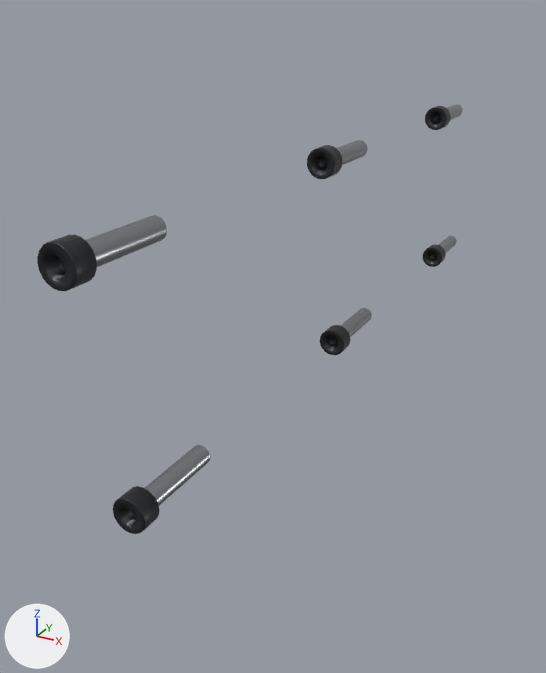
What one commit did to the glTF model public/parts/rocker-shaft-screws-left.glb.
Before and after are seen from a 50 mm lens placed at (-213.0, -220.0, 78.0), pointed at (-332.0, -3.0, -30.0). The axes (+X, +Y, +Z) are drawn at lower left. The lights are the same throughout. The first picture is the older version.
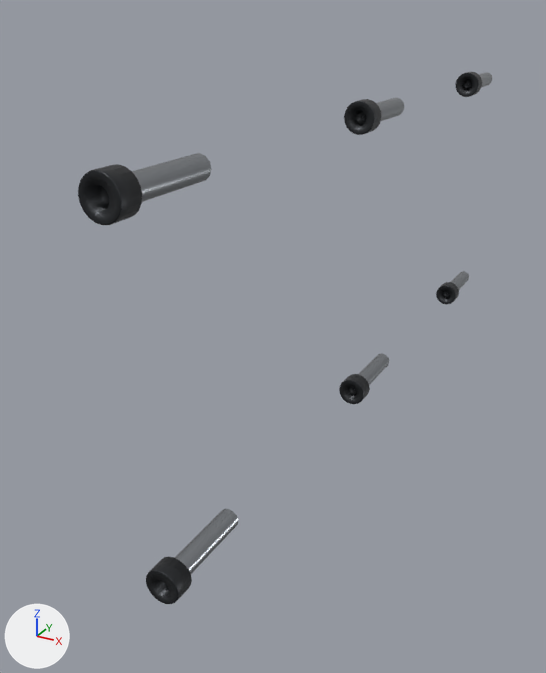
Changed parts and their boxes (x1, y1, x2, y2) in the pictures (546 x 673 px):
'Mesh_0', moved
    before: (37, 235, 97, 291)
    after: (78, 164, 142, 225)
'Mesh_1', moved
    before: (86, 215, 167, 267)
    after: (132, 153, 211, 202)
'Mesh_0.001', moved
    before: (113, 486, 160, 534)
    after: (146, 556, 192, 604)
'Mesh_1.001', moved
    before: (145, 445, 210, 505)
    after: (175, 509, 238, 574)
'Mesh_0.002', moved
    before: (307, 145, 342, 179)
    after: (344, 99, 381, 135)
'Mesh_0.003', moved
    before: (320, 325, 351, 355)
    after: (339, 374, 370, 404)
'Mesh_0.004', moved
    before: (425, 106, 451, 130)
    after: (455, 72, 482, 97)
'Mesh_1.002', moved
    before: (324, 140, 368, 165)
    after: (362, 97, 404, 121)
'Mesh_1.003', moved
    before: (340, 308, 372, 337)
    after: (354, 354, 389, 390)
'Mesh_0.005', moved
    before: (423, 245, 446, 267)
    after: (436, 282, 459, 304)
'Mesh_1.005', moved
    before: (438, 236, 457, 253)
    after: (447, 271, 469, 294)
'Mesh_1.004', moved
    before: (447, 104, 462, 120)
    after: (468, 72, 492, 87)

The change, as a list of edits to the scene's bpy script:
```text
Change ob_mesh_0:
    ob_mesh_0.location: (-316.5, -115.5, 31.9) -> (-304.0, -115.5, 46.76)
Change ob_mesh_0_001:
    ob_mesh_0_001.location: (-316.7, -101.5, -36.05) -> (-308.1, -101.5, -54.4)
Change ob_mesh_0_002:
    ob_mesh_0_002.location: (-316.5, 2.5, 31.9) -> (-304.0, 2.5, 46.76)
Change ob_mesh_0_003:
    ob_mesh_0_003.location: (-316.7, 16.5, -36.05) -> (-308.1, 16.5, -54.4)
Change ob_mesh_0_004:
    ob_mesh_0_004.location: (-316.5, 120.5, 31.9) -> (-304.0, 120.5, 46.76)
Change ob_mesh_0_005:
    ob_mesh_0_005.location: (-316.7, 134.5, -36.05) -> (-308.1, 134.5, -54.4)
Change ob_mesh_1:
    ob_mesh_1.location: (-316.5, -99.5, 31.9) -> (-304.0, -99.5, 46.76)
Change ob_mesh_1_001:
    ob_mesh_1_001.location: (-316.7, -85.5, -36.05) -> (-308.1, -85.5, -54.4)
Change ob_mesh_1_002:
    ob_mesh_1_002.location: (-316.5, 18.5, 31.9) -> (-304.0, 18.5, 46.76)
Change ob_mesh_1_003:
    ob_mesh_1_003.location: (-316.7, 32.5, -36.05) -> (-308.1, 32.5, -54.4)
Change ob_mesh_1_004:
    ob_mesh_1_004.location: (-316.5, 136.5, 31.9) -> (-304.0, 136.5, 46.76)
Change ob_mesh_1_005:
    ob_mesh_1_005.location: (-316.7, 150.5, -36.05) -> (-308.1, 150.5, -54.4)
```
